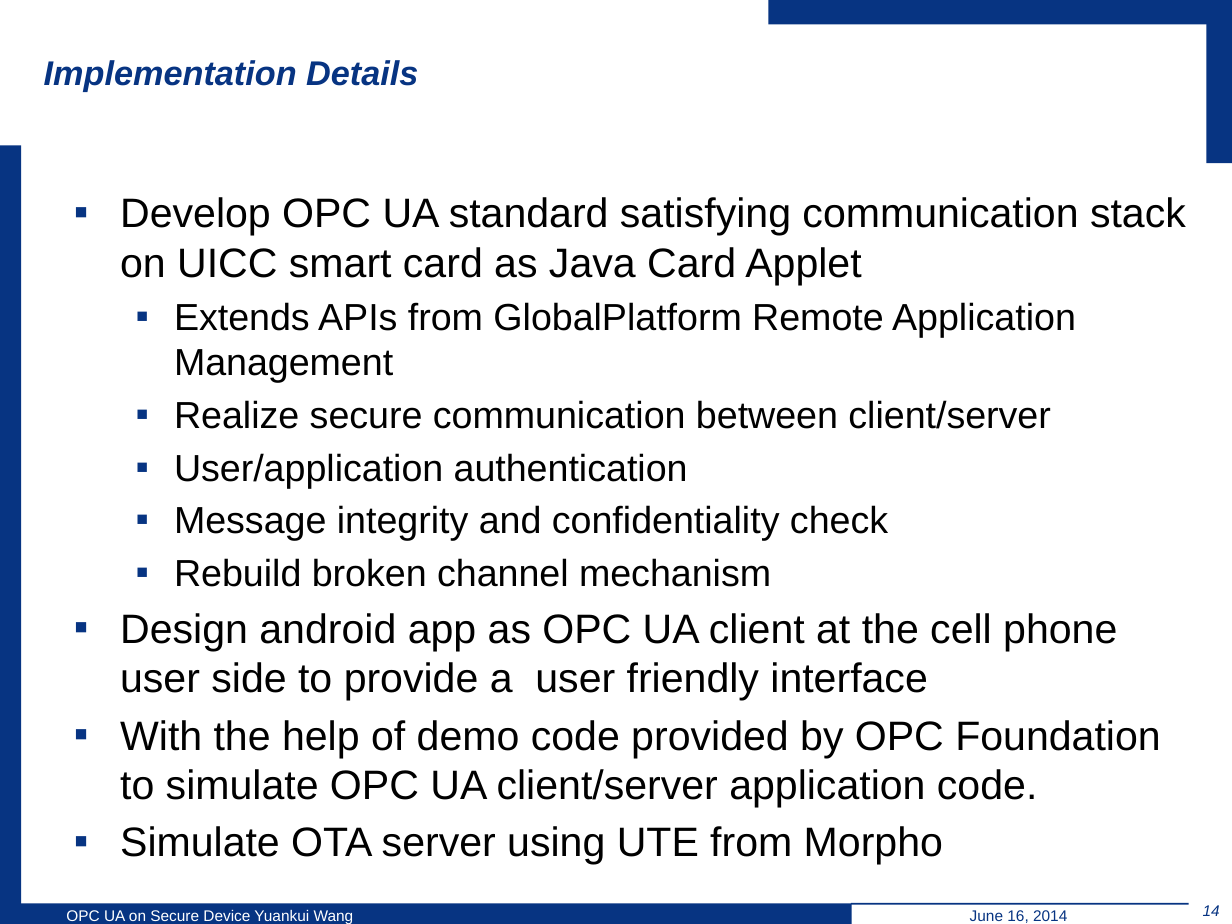
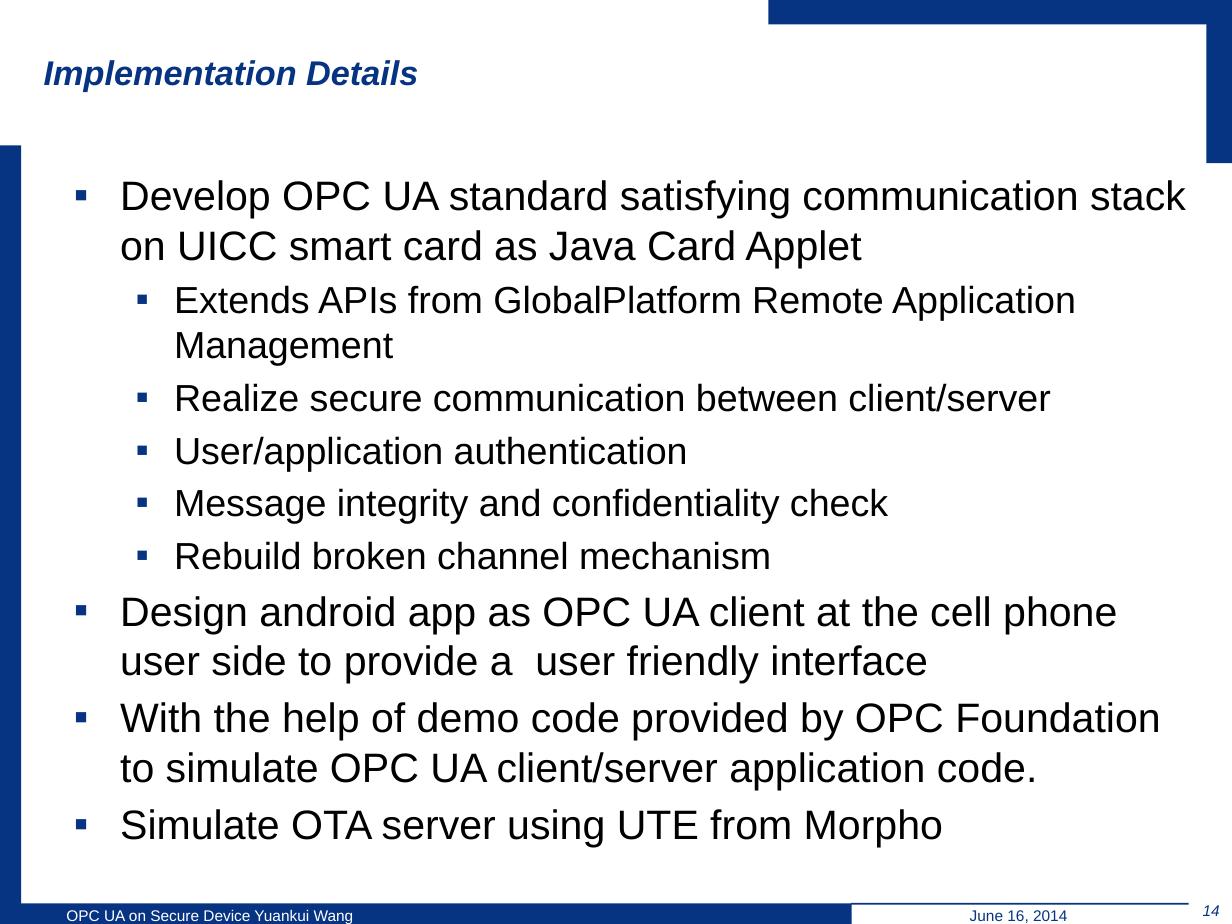
Before and after one commit to wsuetholz/opc-ua-wangyk-upb-morpho, a slide deck: slide 14 of ppt/6-18/Yuankui Wang Presentation 18 06.pptx. Drawn at 1232x924 pixels with LibreOffice and Linux fonts; fonts in the diff are those of the drawing; background and template pictures are left out. Boxes give left, top, right and bottom in pixels: in the first picture for what was removed or moved away, otherwise in the second. Text is boxed around its words. In the diff, an @@ line names an element or a change of style, - is before the commit and + after.

```diff
--- a/ppt/6-18/Yuankui Wang Presentation 18 06.pptx
+++ b/ppt/6-18/Yuankui Wang Presentation 18 06.pptx
@@ text "Develop OPC UA standard satisfying ...": place and size @@
-text "Develop OPC UA standard satisfying ..." at <box>120,197,1186,865</box>
+text "Develop OPC UA standard satisfying ..." at <box>120,180,1186,848</box>
```
Also in this commit, not shown: 2 other slides changed.
